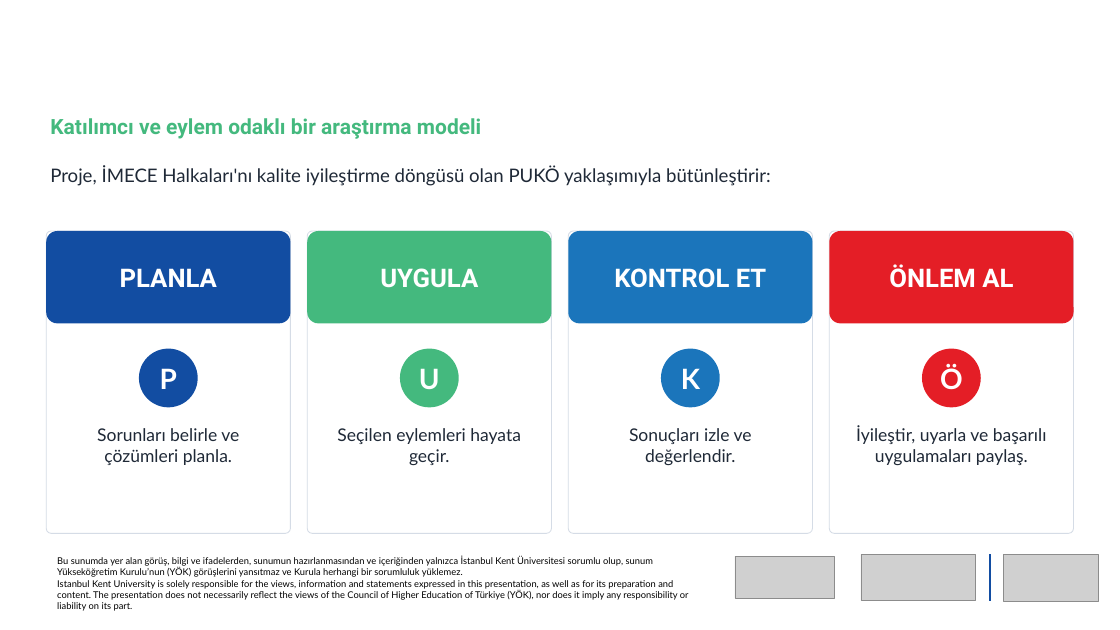
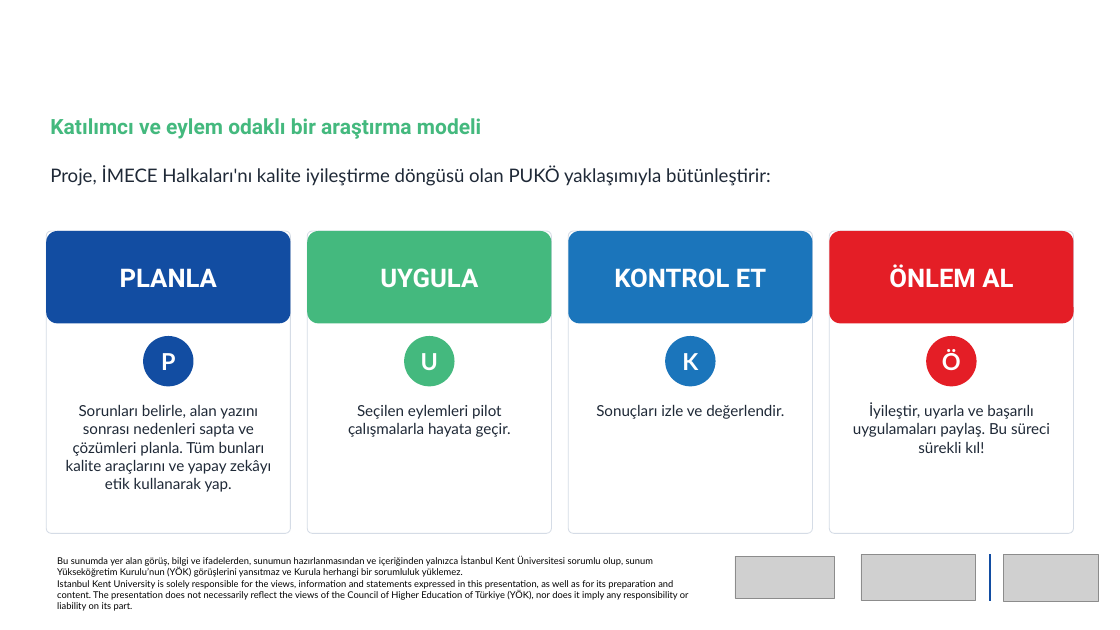
Before and after one commit to newtonsgrandson/cop-31-hayal-koksal, a slide deck: slide 13 of sunum/COP31_Iklim_Imecesi_Hayal_Koksal_TR.pptx (slide 14 before the commit). Drawn at 1120x630 pixels with LibreOffice and Linux fonts; fonts in the diff are those of the drawing; grey boxes stand for pictures; background and template pictures are left out. Boxes give left, top, right and bottom in pixels: in the first picture for what was removed or moved away, otherwise in the second. Text is boxed around its words. In the diff, an @@ line names an element or a change of style, - is before the commit and + after.

```diff
--- a/sunum/COP31_Iklim_Imecesi_Hayal_Koksal_TR.pptx
+++ b/sunum/COP31_Iklim_Imecesi_Hayal_Koksal_TR.pptx
@@ ellipse "P" resized from (x1=139, y1=349, x2=197, y2=408) to (x1=143, y1=336, x2=193, y2=386) @@
@@ ellipse "U" resized from (x1=400, y1=349, x2=459, y2=408) to (x1=404, y1=336, x2=455, y2=386) @@
@@ size 24 to 20 pt in 4 elements at (x1=143, y1=336, x2=193, y2=386), (x1=404, y1=336, x2=455, y2=386), (x1=927, y1=336, x2=977, y2=386), (x1=665, y1=336, x2=716, y2=386) @@
@@ ellipse "K" resized from (x1=661, y1=349, x2=720, y2=408) to (x1=665, y1=336, x2=716, y2=386) @@
@@ ellipse "Ö" resized from (x1=923, y1=349, x2=981, y2=408) to (x1=927, y1=336, x2=977, y2=386) @@
@@ text at (x1=66, y1=405, x2=271, y2=492): text changed; size 15 to 13 pt @@
-Sorunları belirle ve çözümleri planla.
+Sorunları belirle, alan yazını sonrası nedenleri sapta ve çözümleri planla. Tüm bunları kalite araçlarını ve yapay zekâyı etik kullanarak yap.
@@ text at (x1=348, y1=405, x2=511, y2=437): text changed; size 15 to 13 pt @@
-Seçilen eylemleri hayata geçir.
+Seçilen eylemleri pilot çalışmalarla hayata geçir.
@@ text "Sonuçları izle ve değerlendir." moved from (x1=629, y1=428, x2=752, y2=465) to (x1=596, y1=405, x2=784, y2=419) @@
@@ text "Sonuçları izle ve değerlendir." at (x1=596, y1=405, x2=784, y2=419): size 15 to 13 pt @@
@@ text at (x1=853, y1=403, x2=1050, y2=453): text changed; size 15 to 13 pt @@
-İyileştir, uyarla ve başarılı uygulamaları paylaş.
+İyileştir, uyarla ve başarılı uygulamaları paylaş. Bu süreci sürekli kıl!
```
Also in this commit, not shown: 14 other slides changed, 27 other files.
